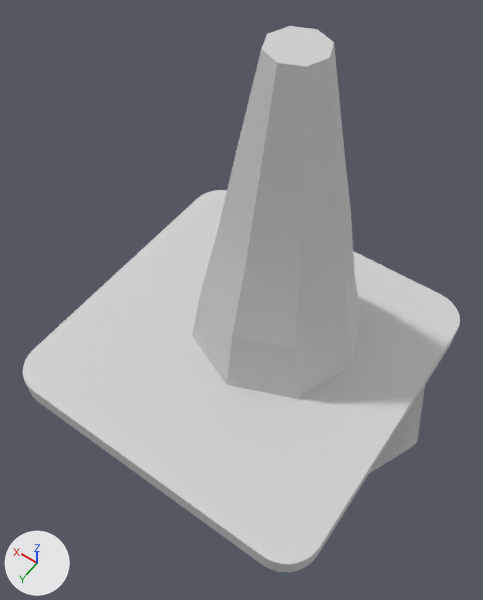
The OBJ model Assets/Resources/Art/stozec.obj: old version first, new version second.
One viewpoint serves both versions: a 50 mm lens placed at (-3.26, 4.71, 8.4), pointed at (-0.09, 0.28, 1.43). Every picture has the same lights, and +X, +Y and +Z are marked at lower left. Where no turn or scale is listed for an object, it has been applied to the vertices.

The first picture shows 'Circle.001_Circle.002', 'Circle_Circle.001'.
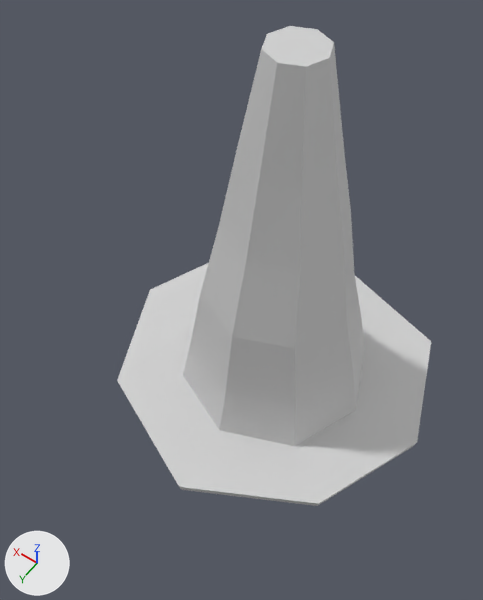
Location of each change, (x1, y1, x2, y2) in pixels of the pictures (483 x 600 px):
'Circle.001_Circle.002', deleted: before (23, 190, 460, 572)

Patch to the scene script:
```diff
--- a/Assets/Resources/Art/stozec.obj.py
+++ b/Assets/Resources/Art/stozec.obj.py
@@ ob_circle_001_circle_002 @@
-ob_circle_001_circle_002 = bpy.data.objects.new('Circle.001_Circle.002', me_circle_001_circle_002)
-ob_circle_001_circle_002.location = (0.0, 0.0, 0.0)
```
